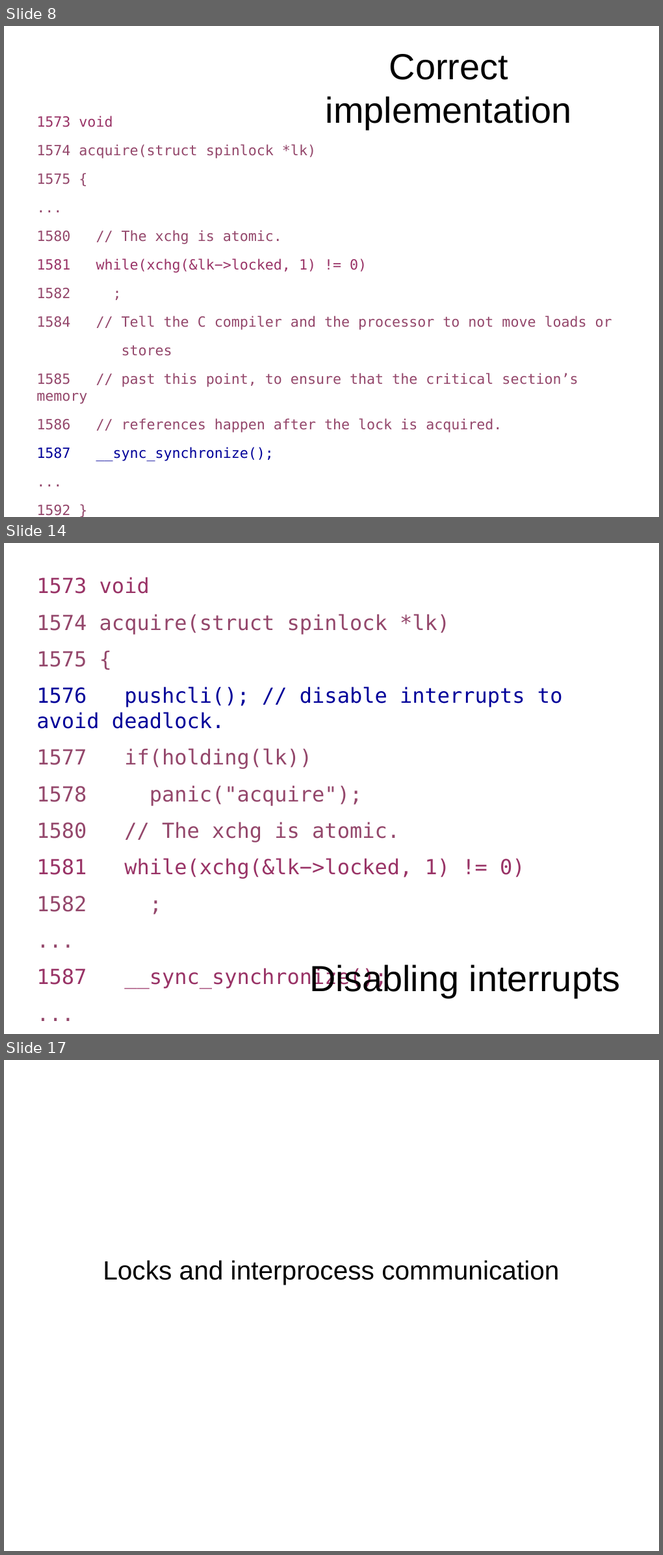
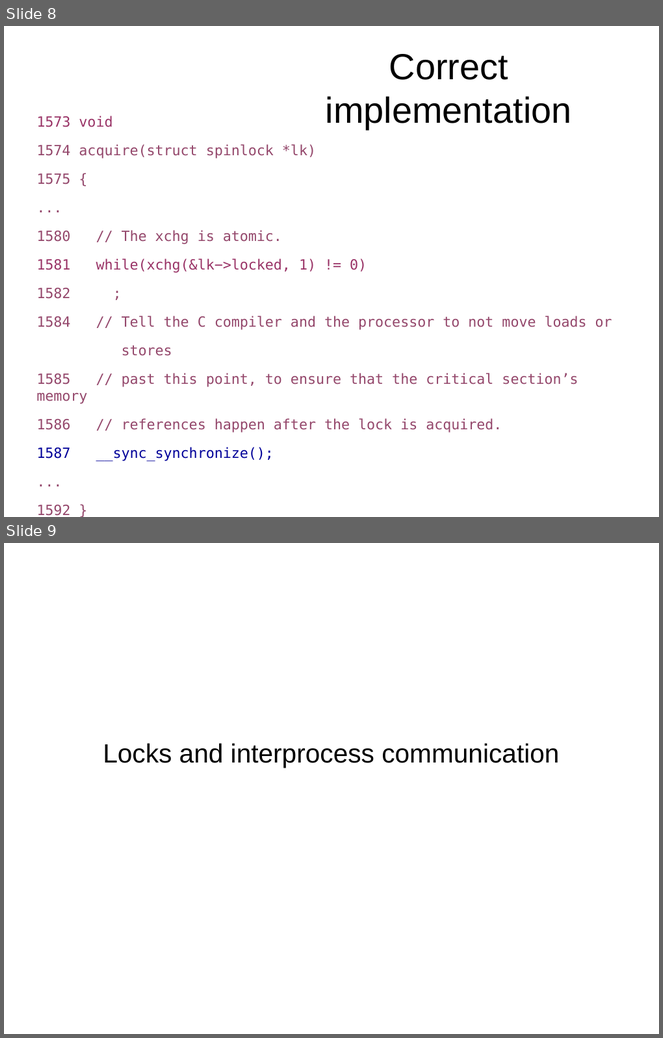
Before and after one commit to antonburtsev/cs5460, a slide deck: lectures/lecture16-locking-part2/lecture16-locking-part2.odp. Shown one above the other, each under a label of ours: slides 8, 14 and 17 before the commit, slides 8 and 9 after it; the slides between them are not shown. The pictures are 663x1555 and 663x1038 pixels, drawn with LibreOffice and Linux fonts; fonts in the diff are those of the drawing. Boxes give left, top, right and bottom in pixels: in the first picture for what was removed or moved away, otherwise in the second. Text is boxed around its words. In the diff, an @@ line names an element or a change of style, - is before the commit and + after.

```diff
--- a/lectures/lecture16-locking-part2/lecture16-locking-part2.odp
+++ b/lectures/lecture16-locking-part2/lecture16-locking-part2.odp
@@ slide 14 removed at bbox=[4, 543, 659, 1034], background #FFFFFF @@
@@ text removed at bbox=[36, 577, 563, 989] @@
-1573 void
-1574 acquire(struct spinlock *lk)
-1575 {
-1576 pushcli(); // disable interrupts to avoid deadlock.
-1577 if(holding(lk))
-1578 panic("acquire");
-1580 // The xchg is atomic.
-1581 while(xchg(&lk−>locked, 1) != 0)
-1582 ;
-...
-1587 __sync_synchronize();
-...
-1592 }
@@ title removed at bbox=[310, 965, 621, 998] @@
-Disabling interrupts
@@ what was slide 17 is now slide 9 @@
```
Also in this commit, not shown: 7 other slides removed, 3 other files.
